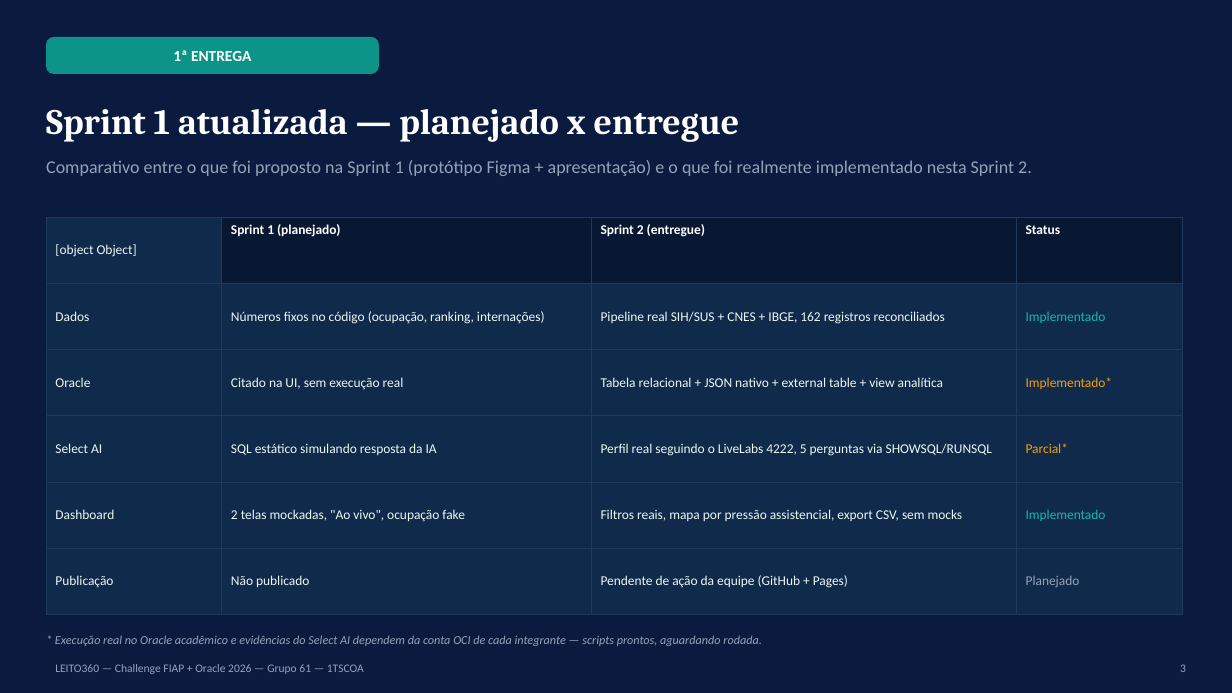
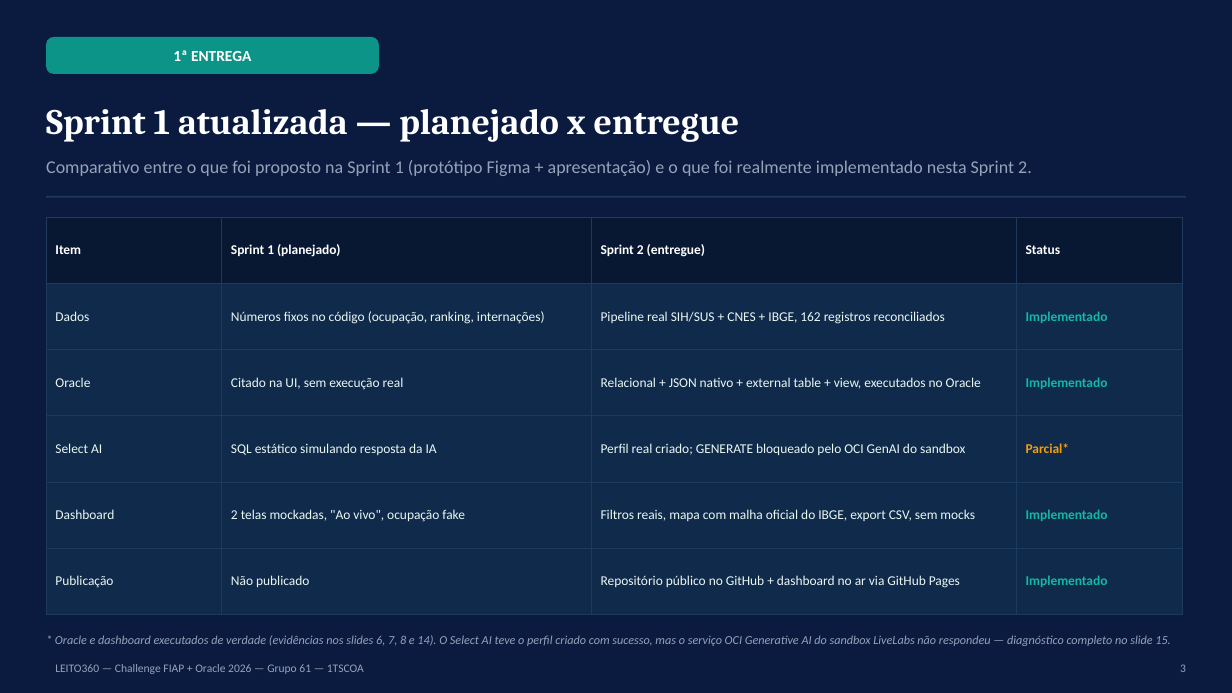
Before and after one commit to gabriellive1817-stack/Leito_360, a slide deck: slide 3 of EC_Sprint_2_1TSCOA_EvidenciasConstrucao_LEITO360_GRUPO61.pptx. Drawn at 1232x693 pixels with LibreOffice and Linux fonts; fonts in the diff are those of the drawing. Boxes give left, top, right and bottom in pixels: in the first picture for what was removed or moved away, otherwise in the second. Text is boxed around its words. In the diff, an @@ line names an element or a change of style, - is before the commit and + after.

```diff
--- a/EC_Sprint_2_1TSCOA_EvidenciasConstrucao_LEITO360_GRUPO61.pptx
+++ b/EC_Sprint_2_1TSCOA_EvidenciasConstrucao_LEITO360_GRUPO61.pptx
@@ rectangle added at [46,196,1186,198], fill #1E3A5F @@
@@ table at [46,217,1183,615] @@
-row 1, column 1: [object Object]
+row 1, column 1: Item
-row 3, column 3: Tabela relacional + JSON nativo + external table + view analítica
+row 3, column 3: Relacional + JSON nativo + external table + view, executados no Oracle
-row 3, column 4: Implementado*
+row 3, column 4: Implementado
-row 4, column 3: Perfil real seguindo o LiveLabs 4222, 5 perguntas via SHOWSQL/RUNSQL
+row 4, column 3: Perfil real criado; GENERATE bloqueado pelo OCI GenAI do sandbox
-row 5, column 3: Filtros reais, mapa por pressão assistencial, export CSV, sem mocks
+row 5, column 3: Filtros reais, mapa com malha oficial do IBGE, export CSV, sem mocks
-row 6, column 3: Pendente de ação da equipe (GitHub + Pages)
+row 6, column 3: Repositório público no GitHub + dashboard no ar via GitHub Pages
-row 6, column 4: Planejado
+row 6, column 4: Implementado
@@ fill #0F2A4A to #091832 in row 1, column 1 @@
@@ bold on in "Implementado", "Parcial*", "Implementado" @@
@@ text at [55,635,1170,646]: text changed @@
-* Execução real no Oracle acadêmico e evidências do Select AI dependem da conta OCI de cada integrante — scripts prontos, aguardando rodada.
+* Oracle e dashboard executados de verdade (evidências nos slides 6, 7, 8 e 14). O Select AI teve o perfil criado com sucesso, mas o serviço OCI Generative AI do sandbox LiveLabs não respondeu — diagnóstico completo no slide 15.
```
Also in this commit, not shown: 17 other slides changed, 8 other files.
